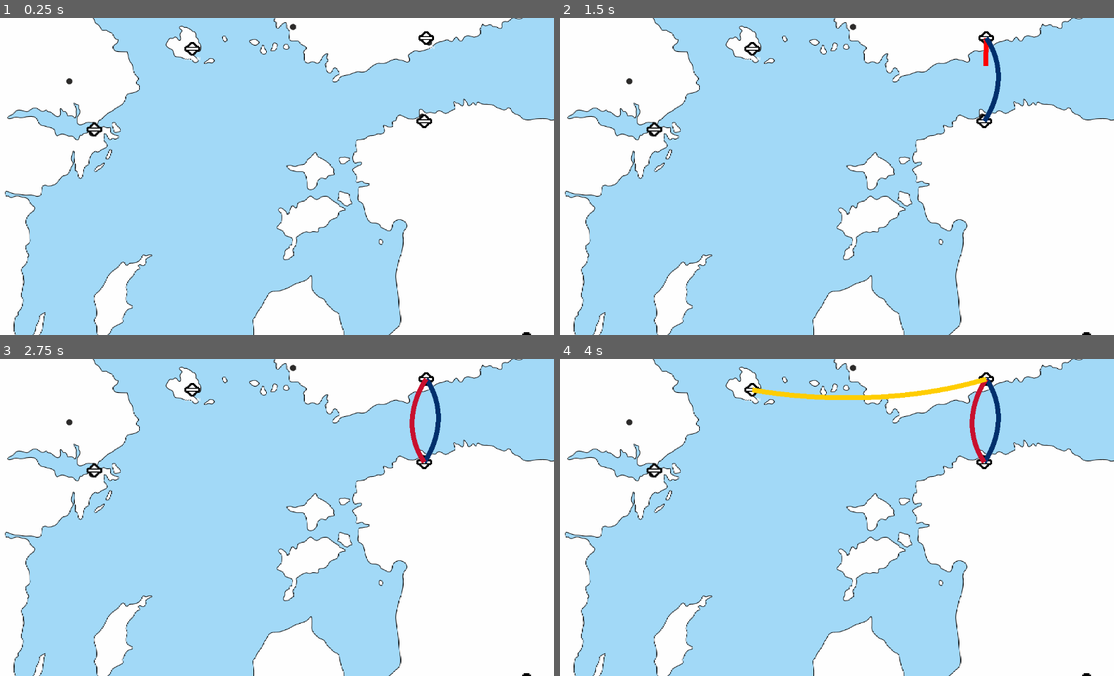
Above: before the commit, frames 1-4 (two rows, left to right).
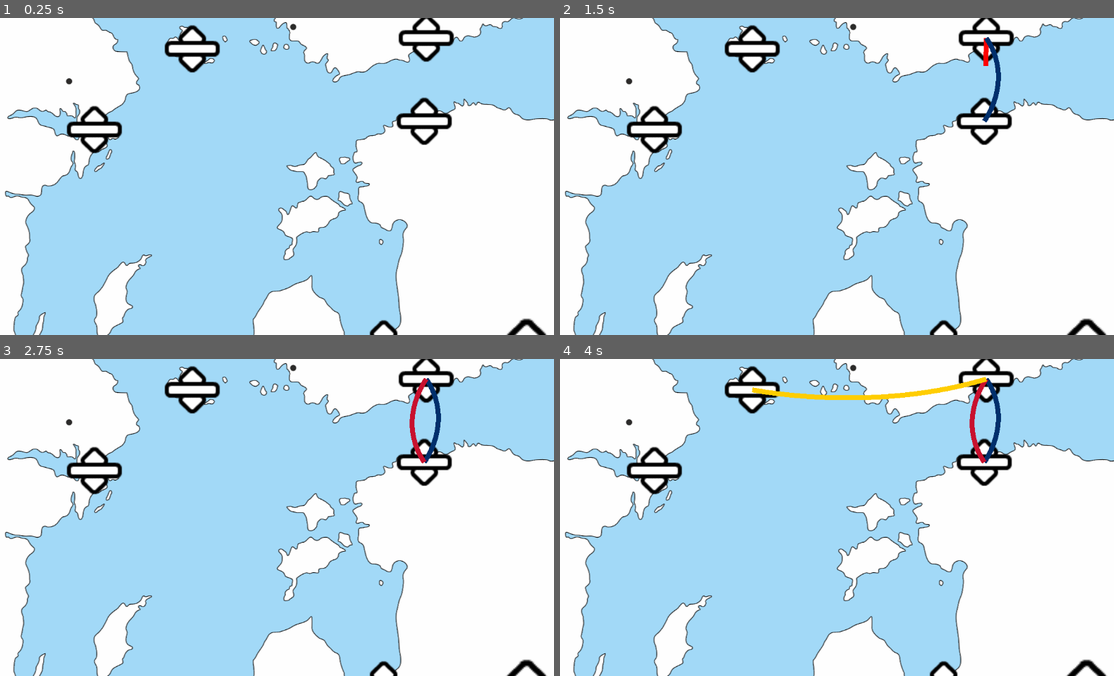
Above: after the commit, the same moments.

Repository: Levartar/mini-ferries
Game: Godot game, scene res://src/levels/test_level.tscn
Same seed, same stepped clock (60 frames per second), same inputs: the game is played once before the commit and once after it. This scene is started directly instead of the project's main scene.
Inputs (mouse positions are in pixels of both pictures, inside the frame that each line leads up to):
- Up to frame 1 (0.25 s): no input
- Up to frame 2 (1.5 s): tap Enter at 0.5 s; drag from (986, 122) to (986, 37) at 0.52 s; tap Space at 1.25 s; drag from (986, 37) to (986, 122) at 1.27 s
- Up to frame 3 (2.75 s): tap Enter at 2 s; move the mouse to (94, 469) at 2.02 s; click (94, 469) at 2.17 s
- Up to frame 4 (4 s): tap Space at 2.75 s; drag from (753, 390) to (986, 378) at 2.77 s; tap Enter at 3.5 s; move the mouse to (1003, 565) at 3.52 s; click (1003, 565) at 3.67 s

The runs differ from the first frame. In frame 1, 4.4% of the frame differs, in the area x 0-100%, y 0-100%; in frame 2, 4.3%; in frame 3, 4.3%; in frame 4, 4.1%.

Commit message:
change icons to higher res

Diff:
--- a/project.godot
+++ b/project.godot
@@ -39,6 +39,5 @@
 
 [rendering]
 
-textures/canvas_textures/default_texture_filter=0
 rendering_device/driver.windows="d3d12"
 renderer/rendering_method="mobile"
--- a/src/entities/Port.tscn
+++ b/src/entities/Port.tscn
@@ -1,8 +1,8 @@
 [gd_scene format=3 uid="uid://b1x38aye2hryc"]
 
-[ext_resource type="Texture2D" uid="uid://ctjdnunknhi65" path="res://assets/sprites/icons/tile_0204.png" id="2_nb6n3"]
+[ext_resource type="Texture2D" uid="uid://doldv6y3bnc86" path="res://assets/sprites/icons/tracking_horizontal.png" id="2_nb6n3"]
 [ext_resource type="Script" uid="uid://w82n77wsxjya" path="res://src/entities/port.gd" id="2_p8dw3"]
-[ext_resource type="Texture2D" uid="uid://bnpb8of34hmlm" path="res://assets/sprites/icons/tile_0182.png" id="3_nb6n3"]
+[ext_resource type="Texture2D" uid="uid://oojfi4eteeuv" path="res://assets/sprites/icons/mark_exclamation.png" id="3_w3nwo"]
 
 [sub_resource type="CircleShape2D" id="CircleShape2D_xh4ph"]
 radius = 30.0
@@ -43,4 +43,4 @@
 modulate = Color(1, 0, 0, 1)
 position = Vector2(0, -52)
 scale = Vector2(2, 2)
-texture = ExtResource("3_nb6n3")
+texture = ExtResource("3_w3nwo")
--- a/src/entities/ferry/Ferry.tscn
+++ b/src/entities/ferry/Ferry.tscn
@@ -1,7 +1,7 @@
 [gd_scene format=3 uid="uid://q5dnrey14wfx"]
 
 [ext_resource type="Script" uid="uid://clflqsqlx4oq" path="res://src/entities/ferry/ferry.gd" id="1_ixylv"]
-[ext_resource type="Texture2D" uid="uid://b72elpekelblt" path="res://assets/sprites/icons/tile_0205.png" id="2_74amc"]
+[ext_resource type="Texture2D" uid="uid://khcjw47dfhql" path="res://assets/sprites/icons/tracking_horizontal_up.png" id="2_74amc"]
 
 [sub_resource type="RectangleShape2D" id="RectangleShape2D_74amc"]
 size = Vector2(60, 60)
@@ -9,9 +9,6 @@
 [node name="Ferry" type="Area2D" unique_id=1559693109]
 z_index = 10
 script = ExtResource("1_ixylv")
-sail_speed = null
-passenger_capacity = null
-docking_time = null
 
 [node name="ShipSprite" type="Sprite2D" parent="." unique_id=1258137469]
 scale = Vector2(3, 3)
--- a/src/entities/ferry/ferry.gd
+++ b/src/entities/ferry/ferry.gd
@@ -25,7 +25,7 @@
 var arrival_cooldown: float = 0.0
 const ARRIVAL_COOLDOWN_TIME: float = 10.0
 
-var HAND_ICON = preload("res://assets/sprites/icons/tile_0138.png")
+var HAND_ICON = preload("res://assets/sprites/icons/hand_small_open.png")
 @onready var passenger_container = $PassengerContainer
 
 func _ready():
--- a/src/entities/port.gd
+++ b/src/entities/port.gd
@@ -11,8 +11,8 @@
 
 @onready var passenger_ui = $HBoxContainer
 @onready var passenger_container = $HBoxContainer
-const HAND_ICON = preload("res://assets/sprites/icons/tile_0138.png")
-const PORT_ICON = preload("res://assets/sprites/icons/tile_0204.png")
+const HAND_ICON = preload("res://assets/sprites/icons/hand_small_open.png")
+const PORT_ICON = preload("res://assets/sprites/icons/tracking_horizontal.png")
 
 func _ready():
 	$Sprite2D.texture = PORT_ICON
Binary file added: assets/sprites/icons/hand_small_open.png
Not shown, added: assets/sprites/icons/hand_small_open.png.import
Binary file added: assets/sprites/icons/mark_exclamation.png
Not shown, added: assets/sprites/icons/mark_exclamation.png.import
Binary file added: assets/sprites/icons/tracking_horizontal.png
Not shown, added: assets/sprites/icons/tracking_horizontal.png.import
Binary file added: assets/sprites/icons/tracking_horizontal_up.png
Not shown, added: assets/sprites/icons/tracking_horizontal_up.png.import
Binary file added: src/ui/mark_exclamation.png
Not shown, added: src/ui/mark_exclamation.png.import
